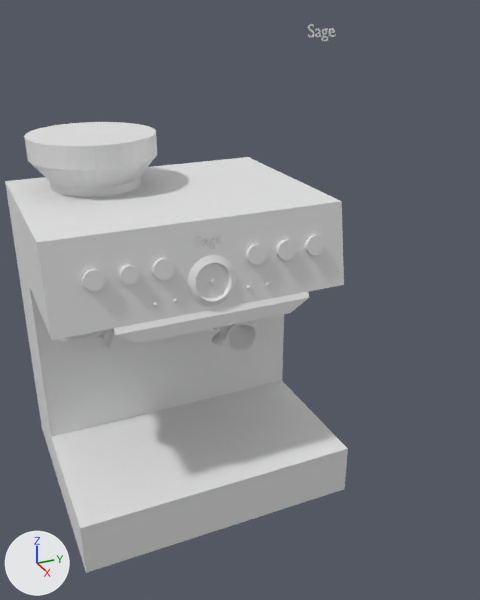
The Blender file All_labs/Modeling/coffee_machine.blend, before and after one commit.
One viewpoint serves both versions: a 50 mm camera at (6.94, -2.3, 6.09) aimed at (-0.19, 0.9, 2.53). Every picture has the same lights, and +X, +Y and +Z are marked at lower left. The picture after the commit comes second.

In view in the first picture: 'machine' and 1 more.
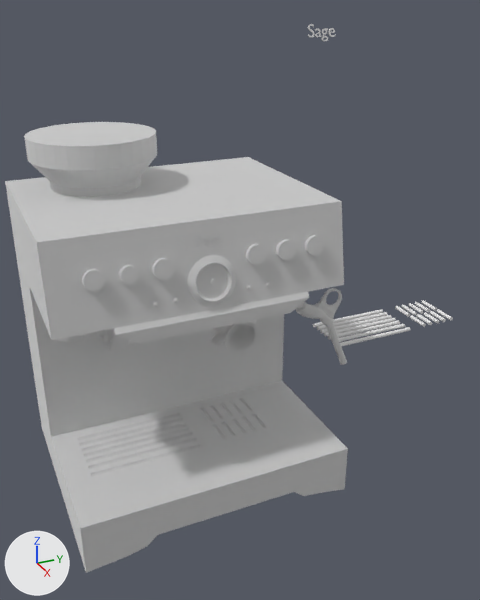
What the commit changed:
In material 'Material' (mat_material), metallic goes from 0.0 to 1.0.
In material 'Material' (mat_material), roughness goes from 0.5 to 1.0.
me_cube is used by ob_machine; location (0.0, 0.0, 0.85); scale (0.344, 1.63, 0.0845).
me_cube had 9366 vertices, 8704 faces and spanned x -4.8..4.1, y -1.0..1.1, z -5.0..45.0.
me_cube now has 12237 vertices, 11102 faces and spans x -4.8..4.1, y -1.0..1.3, z -5.0..45.0.
me_cube part 1: 5 vertices moved from x -4.4..4.1, y -0.6..0.7, z -5.0..-2.5 to x -4.4..4.1, y -0.7..0.8, z -4.5..-2.5; 3 vertices removed from x 4.1, y -0.6..0.7, z -3.8..-2.5; 714 vertices added at x -1.0..4.1, y -0.8..0.8, z -3.8..2.4.
Other edits to the shape of me_cube do not show in these pictures.
Mesh me_cylinder_001 is new.
It has 1088 vertices, 578 faces and spans x -20.5..5.7, y -1.0..1.0, z -2.3..1.0.
Object 'Cylinder' (ob_cylinder) is new; it shows me_cylinder_001.
Its location is (-0.93, 3.52, 1.14).
Its rotation in degrees is (90, 0, 0).
Its scale is (0.031, 0.031, 0.678).

Boxes (x1, y1, x2, y2) around the edits, measured in the pictures (480 x 600 px):
'machine', surface changed, reshaped: (5, 122, 348, 573) in both
'Cylinder', added: after (313, 300, 453, 346)
part 1 of me_cube, cut back: before (83, 468, 346, 573)
